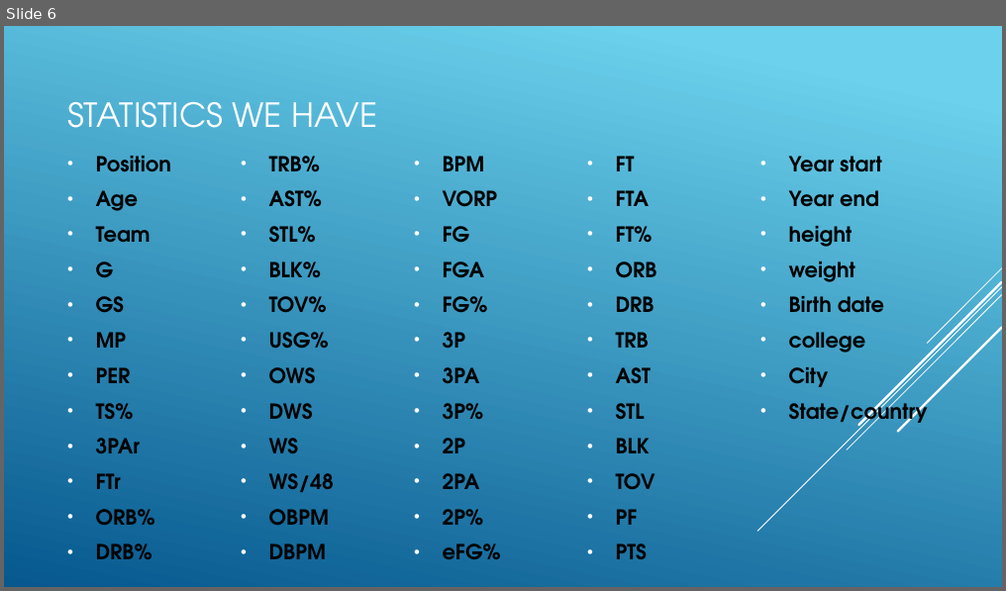
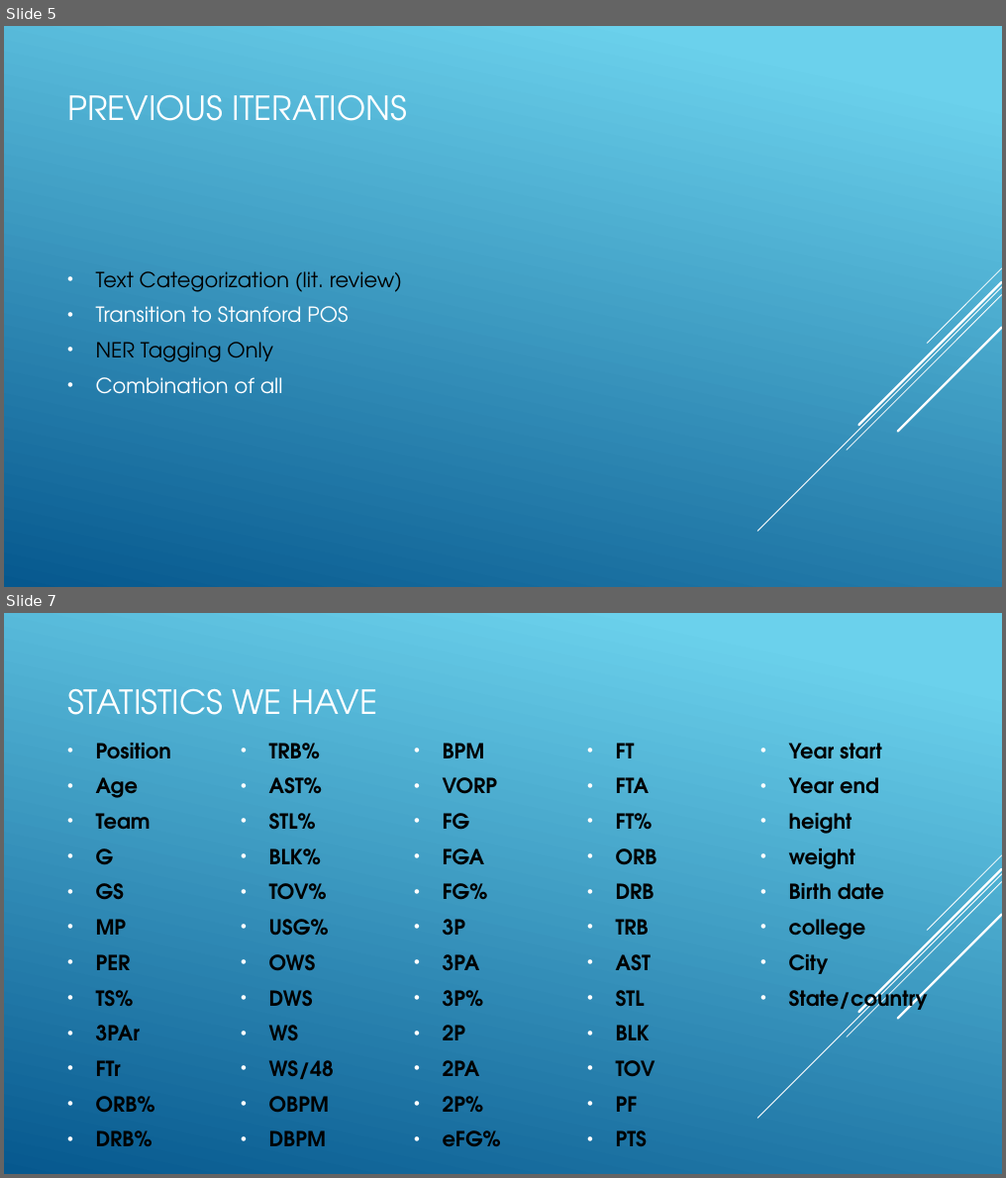
Before and after one commit to jjulian91/NLP_QA_Python, a slide deck: 620 slides.pptx. Shown one above the other, each under a label of ours: slide 6 before the commit, slides 5 and 7 after it; the slides between them are not shown. The pictures are 1006x591 and 1006x1178 pixels, drawn with LibreOffice and Linux fonts; fonts in the diff are those of the drawing. Boxes give left, top, right and bottom in pixels: in the first picture for what was removed or moved away, otherwise in the second. Text is boxed around its words. In the diff, an @@ line names an element or a change of style, - is before the commit and + after.

```diff
--- a/620 slides.pptx
+++ b/620 slides.pptx
@@ slide 5 added at bbox=[4, 26, 1002, 587], background gradient #6ED2EB to #06588E; not listed: 5 template elements that a slide beside it also shows @@
@@ title added at bbox=[67, 94, 407, 121], 32 pt, text #FFFFFF @@
+PREVIOUS ITERATIONS
@@ text added at bbox=[96, 272, 402, 394], 20 pt, text #000000 @@
+• Text Categorization (lit. review)
+• Transition to Stanford POS
+• NER Tagging Only
+• Combination of all
@@ what was slide 6 is now slide 7 @@
```
Also in this commit, not shown: 6 slides changed, 1 slide removed.
